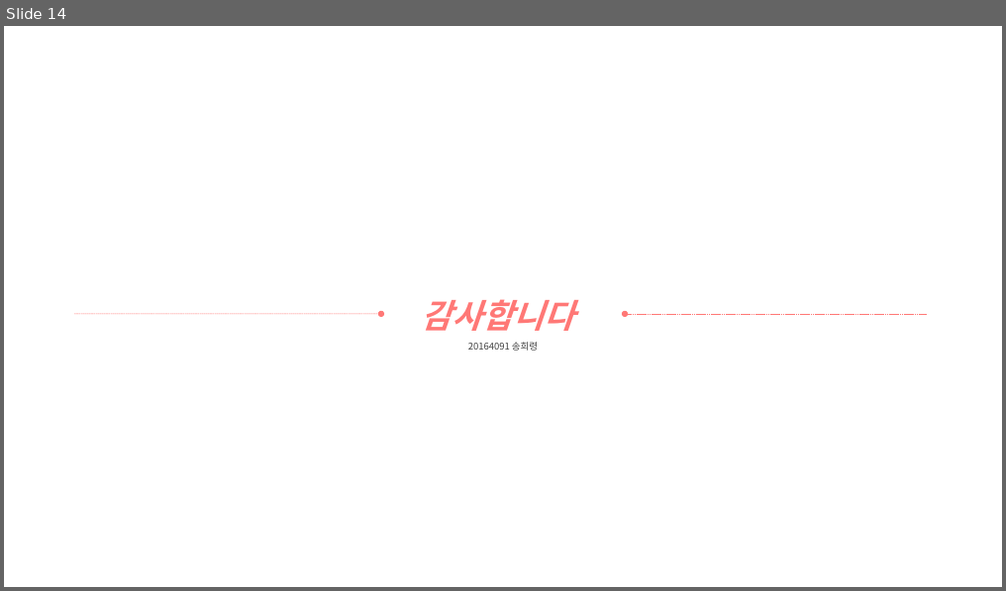
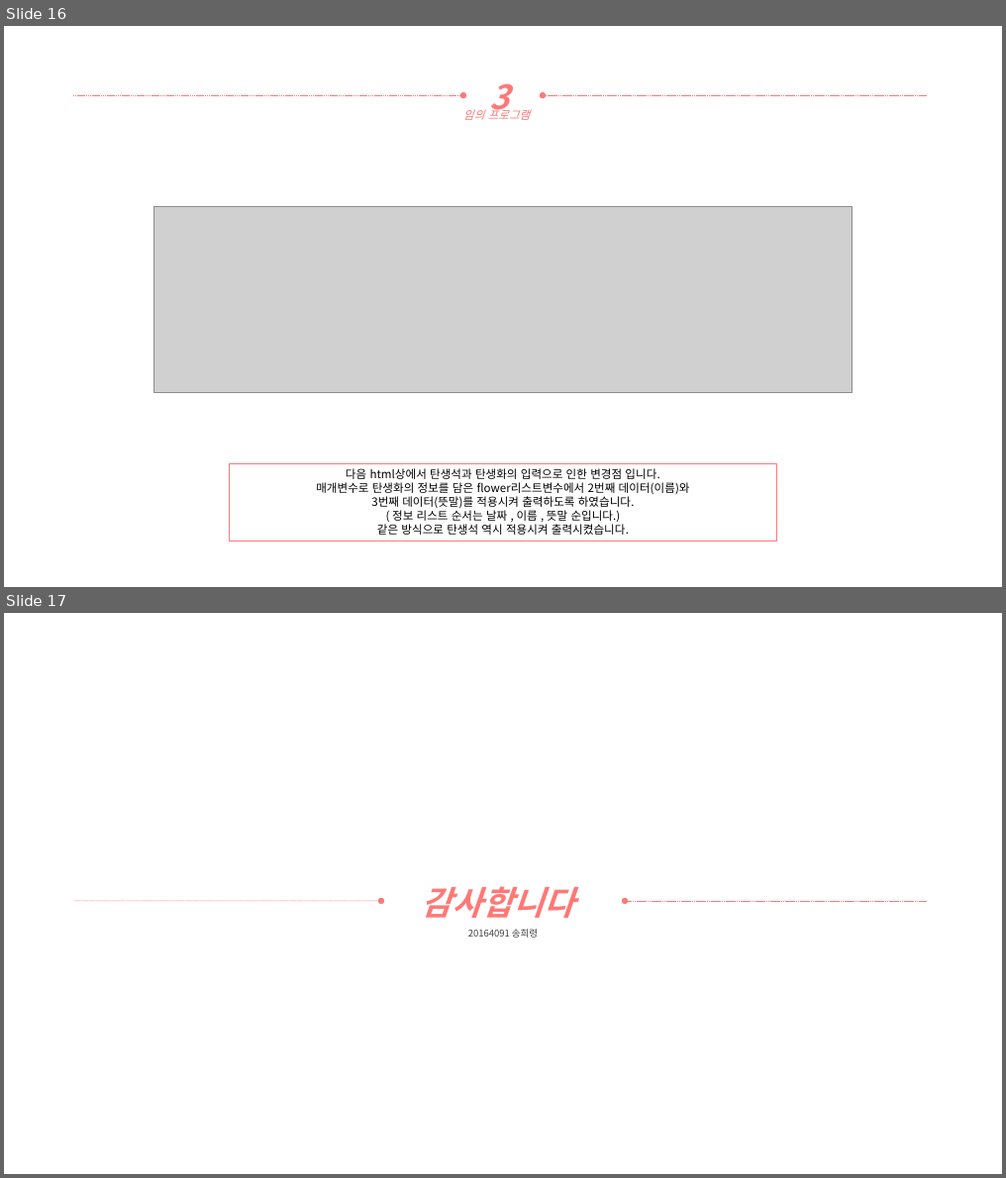
Before and after one commit to yooatom2200/Programing_Base_2, a slide deck: 5장/20164091-송희령-5주차 과제.pptx. Shown one above the other, each under a label of ours: slide 14 before the commit, slides 16 and 17 after it. The pictures are 1006x591 and 1006x1178 pixels, drawn with LibreOffice and Linux fonts; fonts in the diff are those of the drawing; grey boxes stand for pictures. Boxes give left, top, right and bottom in pixels: in the first picture for what was removed or moved away, otherwise in the second. Text is boxed around its words. In the diff, an @@ line names an element or a change of style, - is before the commit and + after.

Commit message:
임의 프로그램 완성

```diff
--- a/5장/20164091-송희령-5주차 과제.pptx
+++ b/5장/20164091-송희령-5주차 과제.pptx
@@ slide 16 added at (x1=4, y1=26, x2=1002, y2=587), background #FFFFFF @@
@@ text added at (x1=490, y1=84, x2=510, y2=119), 32 pt, text #FF7876, bold, italic @@
+3
@@ arrow added from (73, 95) to (463, 95), #FF7876 0.5 pt dashed @@
@@ text added at (x1=463, y1=107, x2=531, y2=120), 11 pt, text #FF7876, italic @@
+임의 프로그램
@@ arrow added from (927, 95) to (543, 95), #FF7876 0.5 pt dashed @@
@@ picture added at (x1=153, y1=206, x2=852, y2=392) @@
@@ rectangle added at (x1=230, y1=465, x2=776, y2=542), outline #FF7876 1 pt, 11 pt, text #000000 @@
+다음 html상에서 탄생석과 탄생화의 입력으로 인한 변경점 입니다.
+매개변수로 탄생화의 정보를 담은 flower리스트변수에서 2번째 데이터(이름)와
+3번째 데이터(뜻말)를 적용시켜 출력하도록 하였습니다.
+( 정보 리스트 순서는 날짜 , 이름 , 뜻말 순입니다.)
+같은 방식으로 탄생석 역시 적용시켜 출력시켰습니다.
@@ what was slide 14 is now slide 17 @@
```
Also in this commit, not shown: 1 slide changed, 2 other slides added, 4 other files.
